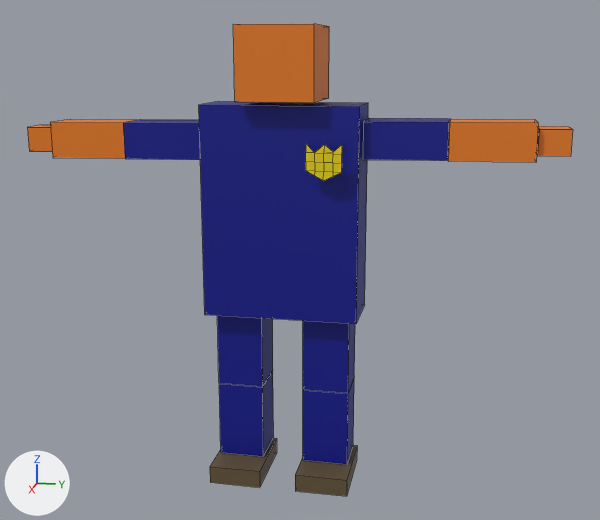
The Blender file Proyecto/Assets/Models/TemplateHuman/Human.blend: old version first, new version second.
Before and after are seen from a 50 mm camera at (14.82, 3.22, 8.0) aimed at (0.14, 0.28, 4.33). The lights are fixed; the arrows at lower left show +X, +Y and +Z. Mesh edges are drawn as thin lines.

Objects in the first picture: 'Badge', 'Foot.L', 'Foot.R', 'Forearm.L', 'Forearm.R', 'Head', 'Loweararm.L', 'LowerLeg.L', 'LowerLeg.R', 'Lowerarm.R', 'Torso', 'UpperLeg.L', 'UpperLeg.R'.
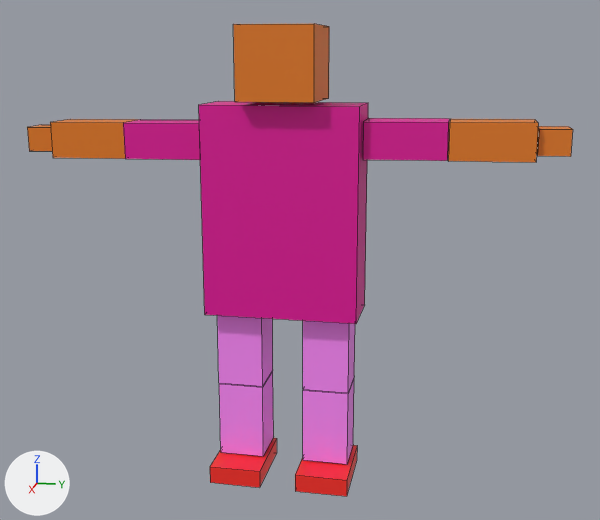
The newer file is also turned or shifted as a whole; pictures and numbers use the older file's frame.

Patch to the scene script:
```diff
--- a/Proyecto/Assets/Models/TemplateHuman/Human.blend.py
+++ b/Proyecto/Assets/Models/TemplateHuman/Human.blend.py
@@ mat_material_003 @@
 mat_material_003 = principled_material('Material.003')
-mat_material_003.base_color = (0.0, 0.00412, 0.254)  # blue #000d8a
+mat_material_003.base_color = (1.0, 0.00884, 0.0)  # red #ff1700
+mat_material_003.specular_ior_level = 1.0
@@ mat_material_004 @@
 mat_material_004 = principled_material('Material.004')
-mat_material_004.base_color = (0.123, 0.0885, 0.0406)  # brown #625439
+mat_material_004.base_color = (0.763, 0.0, 0.318)  # pink #e20099
@@ mat_material_005 @@
 mat_material_005 = principled_material('Material.005')
-mat_material_005.base_color = (0.8, 0.645, 0.0)  # yellow #e7d200
+mat_material_005.base_color = (1.0, 0.257, 0.977)  # pink #ff8bfc
@@ me_cube_003 @@
 me_cube_003.from_pydata(...)  # 8 vertices, 6 faces; spans x -1.0..1.0, y -1.0..1.0, z -1.0..1.0
-me_cube_003.materials.append(mat_material_003)  # blue #000d8a
+me_cube_003.materials.append(mat_material_005)  # pink #ff8bfc
@@ me_cube_005 @@
 me_cube_005.from_pydata(...)  # 8 vertices, 6 faces; spans x -1.0..1.0, y -1.0..1.0, z -1.0..1.0
-me_cube_005.materials.append(mat_material_003)  # blue #000d8a
+me_cube_005.materials.append(mat_material_005)  # pink #ff8bfc
@@ me_cube_006 @@
 me_cube_006.from_pydata(...)  # 8 vertices, 6 faces; spans x -1.0..1.0, y -1.0..1.0, z -1.0..1.0
-me_cube_006.materials.append(mat_material_003)  # blue #000d8a
+me_cube_006.materials.append(mat_material_005)  # pink #ff8bfc
@@ me_cube_010 @@
 me_cube_010.from_pydata(...)  # 8 vertices, 6 faces; spans x -1.0..1.0, y -1.0..1.0, z -1.0..1.0
-me_cube_010.materials.append(mat_material_003)  # blue #000d8a
+me_cube_010.materials.append(mat_material_004)  # pink #e20099
@@ me_cube_002 @@
 me_cube_002.from_pydata(...)  # 8 vertices, 6 faces; spans x -1.0..1.0, y -1.0..1.0, z -1.0..1.0
-me_cube_002.materials.append(mat_material_003)  # blue #000d8a
+me_cube_002.materials.append(mat_material_005)  # pink #ff8bfc
@@ me_cube_004 @@
 me_cube_004.from_pydata(...)  # 8 vertices, 6 faces; spans x -1.0..1.0, y -1.0..1.0, z -1.0..1.0
-me_cube_004.materials.append(mat_material_004)  # brown #625439
+me_cube_004.materials.append(mat_material_003)  # red #ff1700
@@ me_cube_007 @@
 me_cube_007.from_pydata(...)  # 8 vertices, 6 faces; spans x -1.0..1.0, y -1.0..1.0, z -1.0..1.0
-me_cube_007.materials.append(mat_material_004)  # brown #625439
+me_cube_007.materials.append(mat_material_003)  # red #ff1700
@@ me_cube_009 @@
 me_cube_009.from_pydata(...)  # 8 vertices, 6 faces; spans x -1.0..1.0, y -1.0..1.0, z -1.0..1.0
-me_cube_009.materials.append(mat_material_003)  # blue #000d8a
+me_cube_009.materials.append(mat_material_004)  # pink #e20099
@@ me_cube_001 @@
 me_cube_001.from_pydata(...)  # 8 vertices, 6 faces; spans x -1.0..1.0, y -1.0..1.0, z -1.0..1.0
-me_cube_001.materials.append(mat_material_003)  # blue #000d8a
+me_cube_001.materials.append(mat_material_004)  # pink #e20099
@@ ob_badge @@
-ob_badge = bpy.data.objects.new('Badge', me_cube_016)
-ob_badge.parent = ob_torso
-ob_badge.matrix_parent_inverse = Matrix(((1.656, 0.0, 0.0, 0.0), (0.0, 0.705, 0.0, 0.0), (0.0, 0.0, 0.522, -2.737), (0.0, 0.0, 0.0, 1.0)))
-ob_badge.location = (0.243, 1.043, 6.24)
-ob_badge.rotation_euler = (1.572, -3.129, 1.483)  # degrees (90, -179, 85)
-ob_badge.scale = (0.619, 0.619, 0.619)
```

Location of each change, [x1, y1, x2, y2] in pixels of the pictures (600 x 520 px):
'Torso', recoloured (blue to pink)
    both: [199, 101, 368, 324]
'LowerLeg.L', recoloured (blue to pink)
    both: [219, 371, 274, 456]
'UpperLeg.L', recoloured (blue to pink)
    both: [217, 315, 273, 386]
'Forearm.L', recoloured (blue to pink)
    both: [363, 118, 450, 161]
'LowerLeg.R', recoloured (blue to pink)
    both: [303, 378, 354, 464]
'UpperLeg.R', recoloured (blue to pink)
    both: [303, 321, 355, 393]
'Forearm.R', recoloured (blue to pink)
    both: [123, 120, 200, 160]
'Foot.R', recoloured (brown to red)
    both: [210, 438, 277, 488]
'Foot.L', recoloured (brown to red)
    both: [295, 445, 357, 496]
'Badge', deleted (yellow)
    before: [306, 144, 342, 181]
